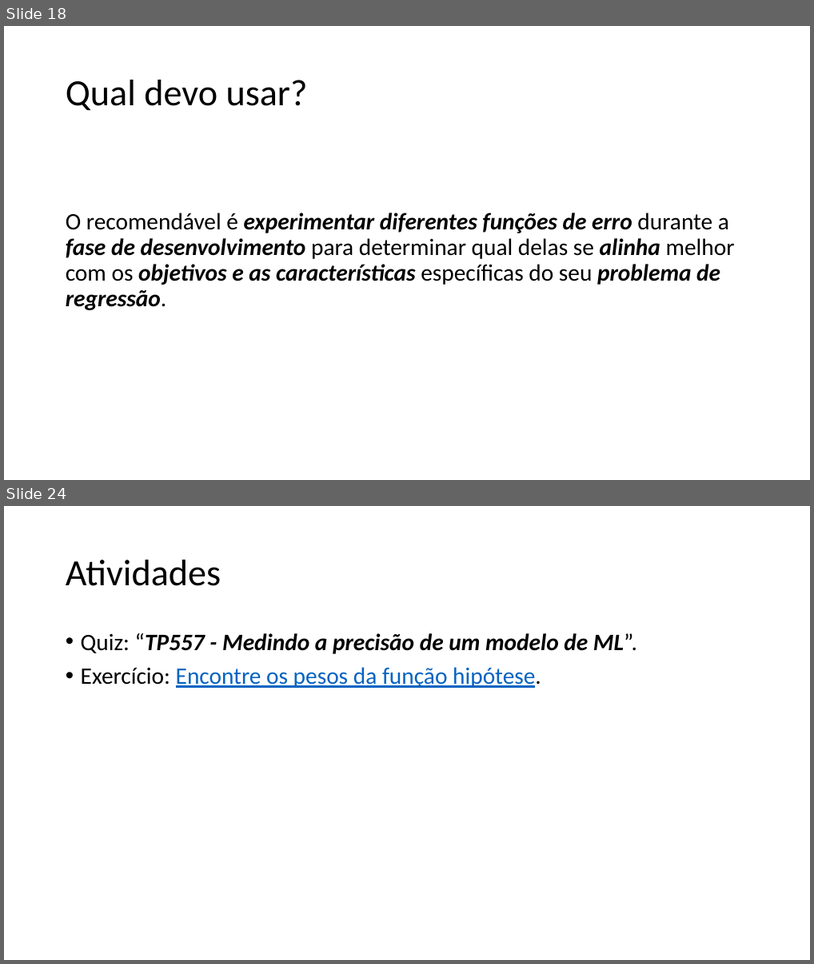
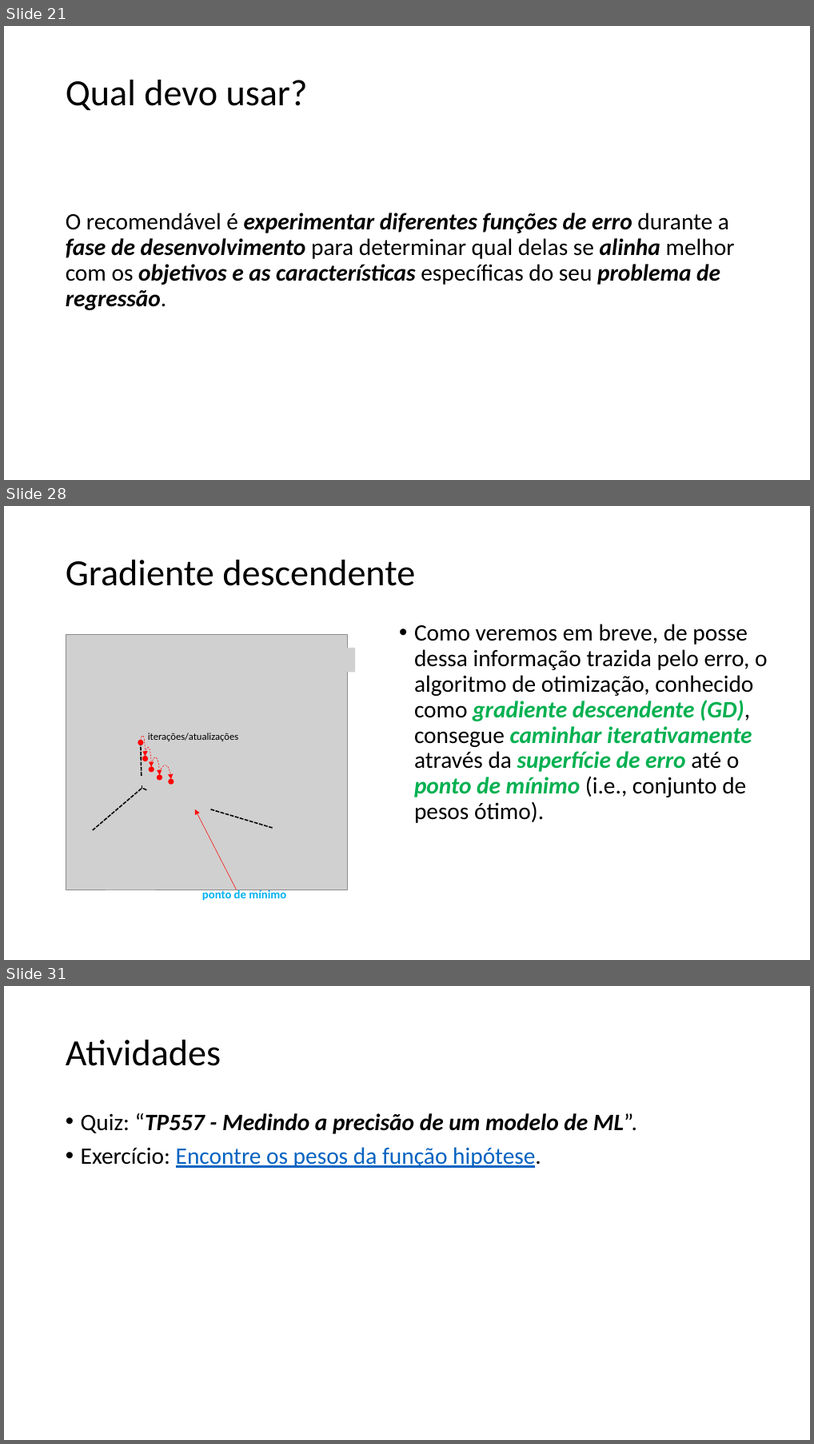
Before and after one commit to zz4fap/tp557-iot-ml, a slide deck: slides/TP557_5_Medindo_a_precisão_de_um_modelo_de_ML.pptx. Shown one above the other, each under a label of ours: slides 18 and 24 before the commit, slides 21, 28 and 31 after it; the slides between them are not shown. The pictures are 814x964 and 814x1444 pixels, drawn with LibreOffice and Linux fonts; fonts in the diff are those of the drawing; grey boxes stand for pictures. Boxes give left, top, right and bottom in pixels: in the first picture for what was removed or moved away, otherwise in the second. Text is boxed around its words. In the diff, an @@ line names an element or a change of style, - is before the commit and + after.

```diff
--- a/slides/TP557_5_Medindo_a_precisão_de_um_modelo_de_ML.pptx
+++ b/slides/TP557_5_Medindo_a_precisão_de_um_modelo_de_ML.pptx
@@ slide 28 added at box(4, 506, 810, 960), background #FFFFFF @@
@@ title added at box(66, 560, 415, 586), 44 pt, text #000000 @@
+Gradiente descendente
@@ text added at box(414, 624, 767, 823), 28 pt, text #000000 @@
+• Como veremos em breve, de posse dessa informação trazida pelo erro, o algoritmo de otimização, conhecido como gradiente descendente (GD), consegue caminhar iterativamente através da superfície de erro até o ponto de mínimo (i.e., conjunto de pesos ótimo).
@@ curved arrow added from (141, 740) to (146, 756), #FF0000 0.5 pt dashed @@
@@ text added at box(148, 732, 238, 741), 12 pt, text #000000 @@
+iterações/atualizações
@@ ellipse added at box(143, 756, 148, 760), fill #FF0000, outline #FF0000 1 pt @@
@@ curved arrow added from (146, 756) to (152, 767), #FF0000 0.5 pt dashed @@
@@ ellipse added at box(149, 767, 154, 772), fill #FF0000, outline #FF0000 1 pt @@
@@ curved arrow added from (152, 767) to (159, 775), #FF0000 0.5 pt dashed @@
@@ curved arrow added from (159, 775) to (171, 779), #FF0000 0.5 pt dashed @@
@@ ellipse added at box(157, 775, 162, 780), fill #FF0000, outline #FF0000 1 pt @@
@@ ellipse added at box(169, 779, 174, 784), fill #FF0000, outline #FF0000 1 pt @@
@@ group added at box(66, 634, 355, 900): 5 lines, 4 pictures, 1 ellipse, 1 arrow, 1 text @@
+ponto de mínimo
@@ what was slide 18 is now slide 21 @@
@@ what was slide 24 is now slide 31 @@
```
Also in this commit, not shown: 15 slides changed, 6 other slides added, 1 other file.
